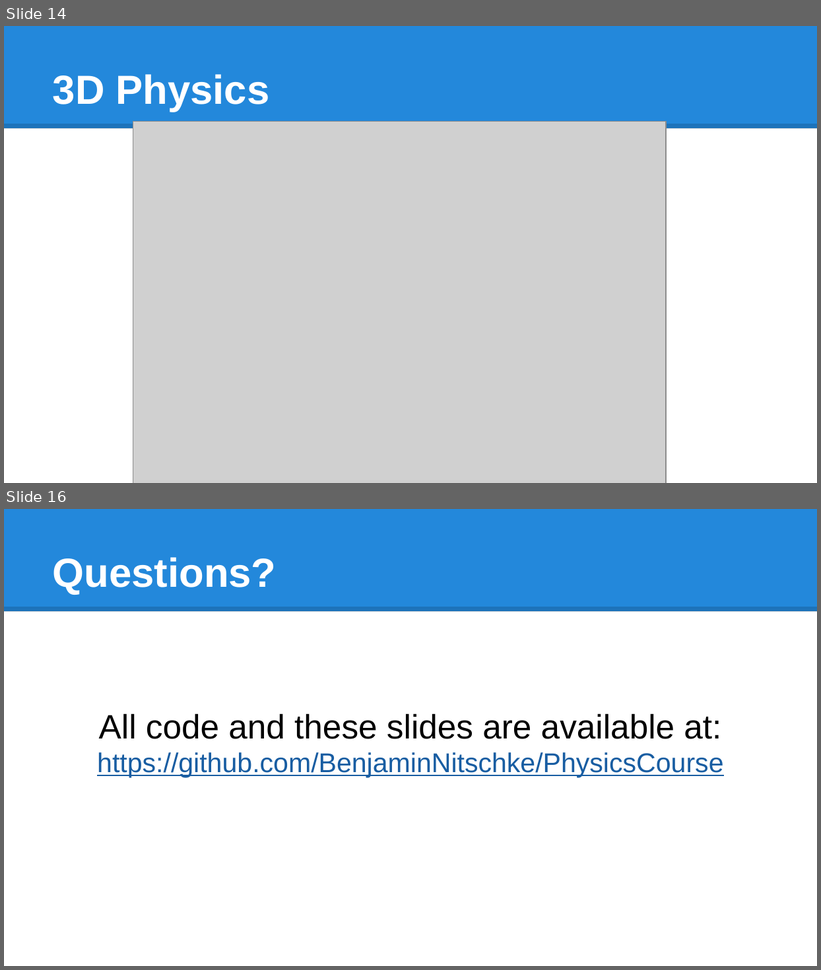
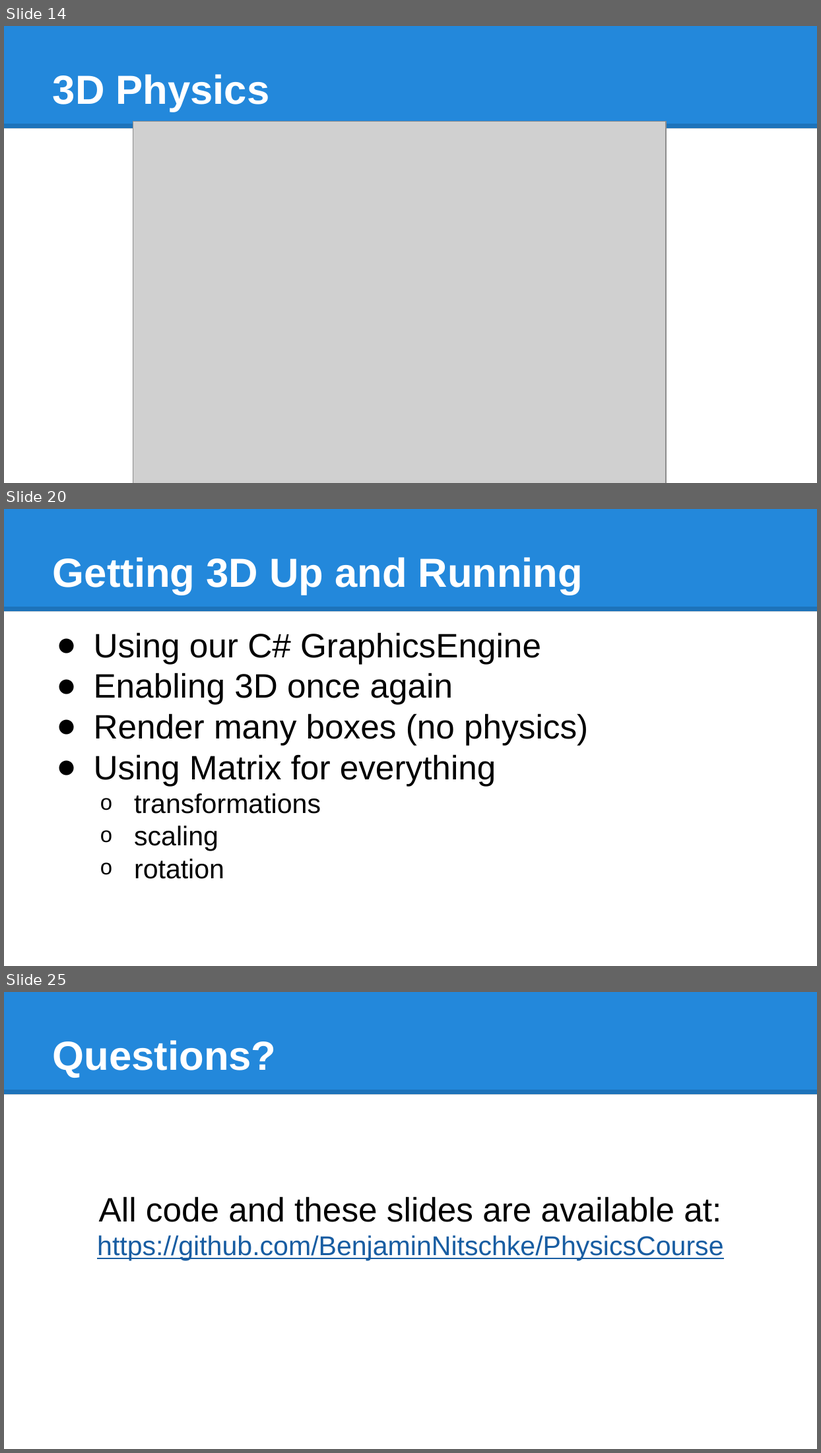
Before and after one commit to BenjaminNitschke/PhysicsCourse, a slide deck: Physics Course Games Academy July 2015.pptx. Shown one above the other, each under a label of ours: slides 14 and 16 before the commit, slides 14, 20 and 25 after it; the slides between them are not shown. The pictures are 821x970 and 821x1453 pixels, drawn with LibreOffice and Linux fonts; fonts in the diff are those of the drawing; grey boxes stand for pictures. Boxes give left, top, right and bottom in pixels: in the first picture for what was removed or moved away, otherwise in the second. Text is boxed around its words. In the diff, an @@ line names an element or a change of style, - is before the commit and + after.

Commit message:
Updated Physics Slides to latest version

```diff
--- a/Physics Course Games Academy July 2015.pptx
+++ b/Physics Course Games Academy July 2015.pptx
@@ slide 20 added at (4,509,817,966), background #FFFFFF; not listed: 2 template elements that a slide beside it also shows @@
@@ title added at (53,557,583,595), 36 pt, text #FFFFFF, bold @@
+Getting 3D Up and Running
@@ text added at (94,632,588,879), 30 pt, text #000000 @@
+● Using our C# GraphicsEngine
+● Enabling 3D once again
+● Render many boxes (no physics)
+● Using Matrix for everything
+  o transformations
+  o scaling
+  o rotation
@@ what was slide 16 is now slide 25 @@
```
Also in this commit, not shown: 2 slides changed, 10 other slides added, 2 slides removed.
